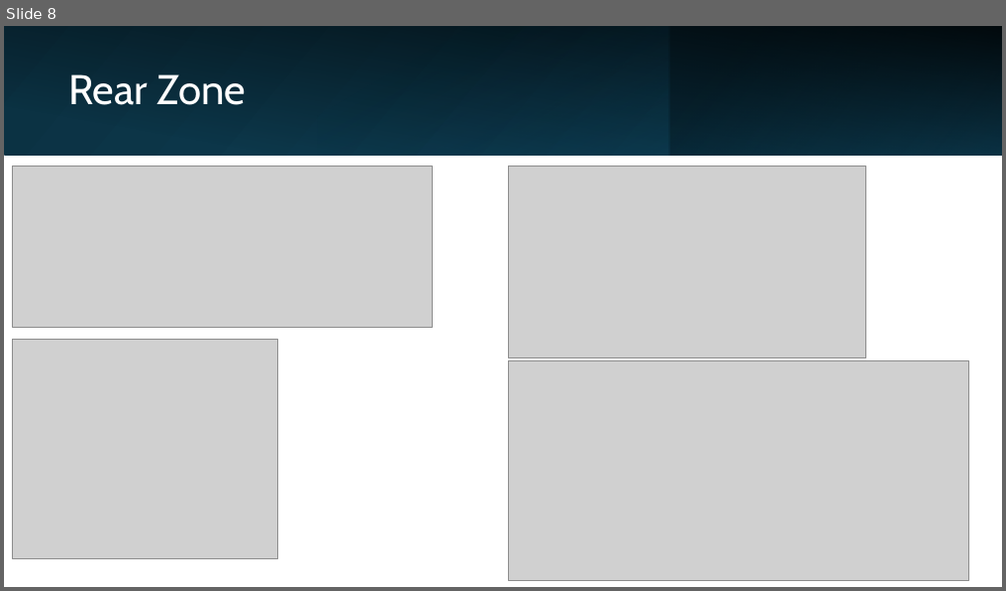
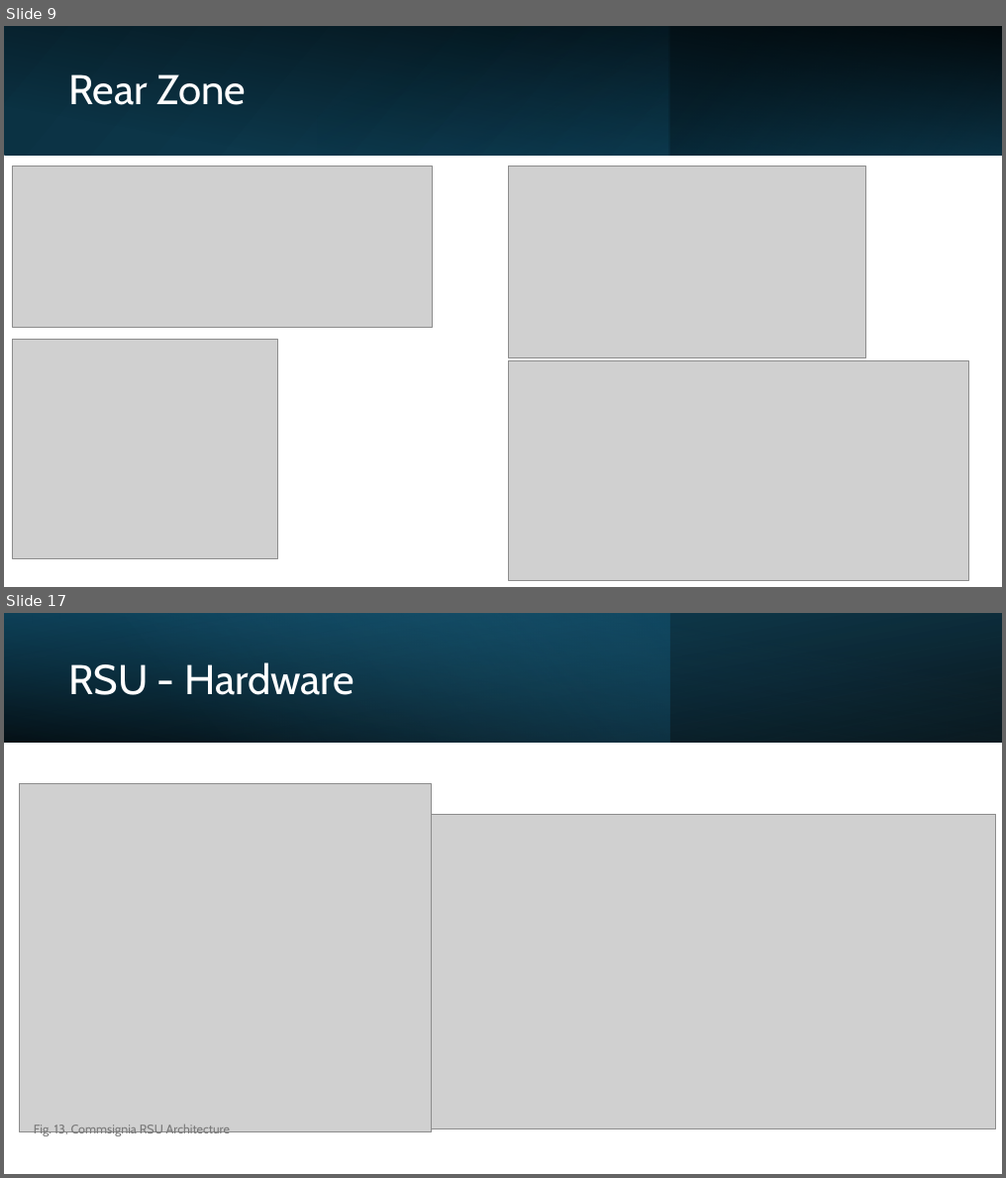
Before and after one commit to LF-RoGu/Model-Base-Systems, a slide deck: Presentation/C-ITS.pptx. Shown one above the other, each under a label of ours: slide 8 before the commit, slides 9 and 17 after it; the slides between them are not shown. The pictures are 1006x591 and 1006x1178 pixels, drawn with LibreOffice and Linux fonts; fonts in the diff are those of the drawing; grey boxes stand for pictures. Boxes give left, top, right and bottom in pixels: in the first picture for what was removed or moved away, otherwise in the second. Text is boxed around its words. In the diff, an @@ line names an element or a change of style, - is before the commit and + after.

```diff
--- a/Presentation/C-ITS.pptx
+++ b/Presentation/C-ITS.pptx
@@ slide 17 added at (x1=4, y1=613, x2=1002, y2=1174), background #FFFFFF @@
@@ rectangle added at (x1=4, y1=613, x2=1002, y2=742), fill gradient #000000 to #104862 @@
@@ rectangle added at (x1=4, y1=613, x2=669, y2=742), fill gradient #156082 to #46B1E1 @@
@@ rectangle added at (x1=4, y1=613, x2=1002, y2=742), fill gradient #000000 to #156082 @@
@@ title added at (x1=68, y1=663, x2=354, y2=695), 40 pt, text #FFFFFF @@
+RSU - Hardware
@@ picture added at (x1=20, y1=783, x2=432, y2=1133) @@
@@ picture added at (x1=426, y1=814, x2=997, y2=1130) @@
@@ text added at (x1=34, y1=1125, x2=230, y2=1137), 12 pt, text #797979 @@
+Fig. 13, Commsignia RSU Architecture
@@ what was slide 8 is now slide 9 @@
```
Also in this commit, not shown: 6 slides changed, 9 other slides added, 4 slides removed.
